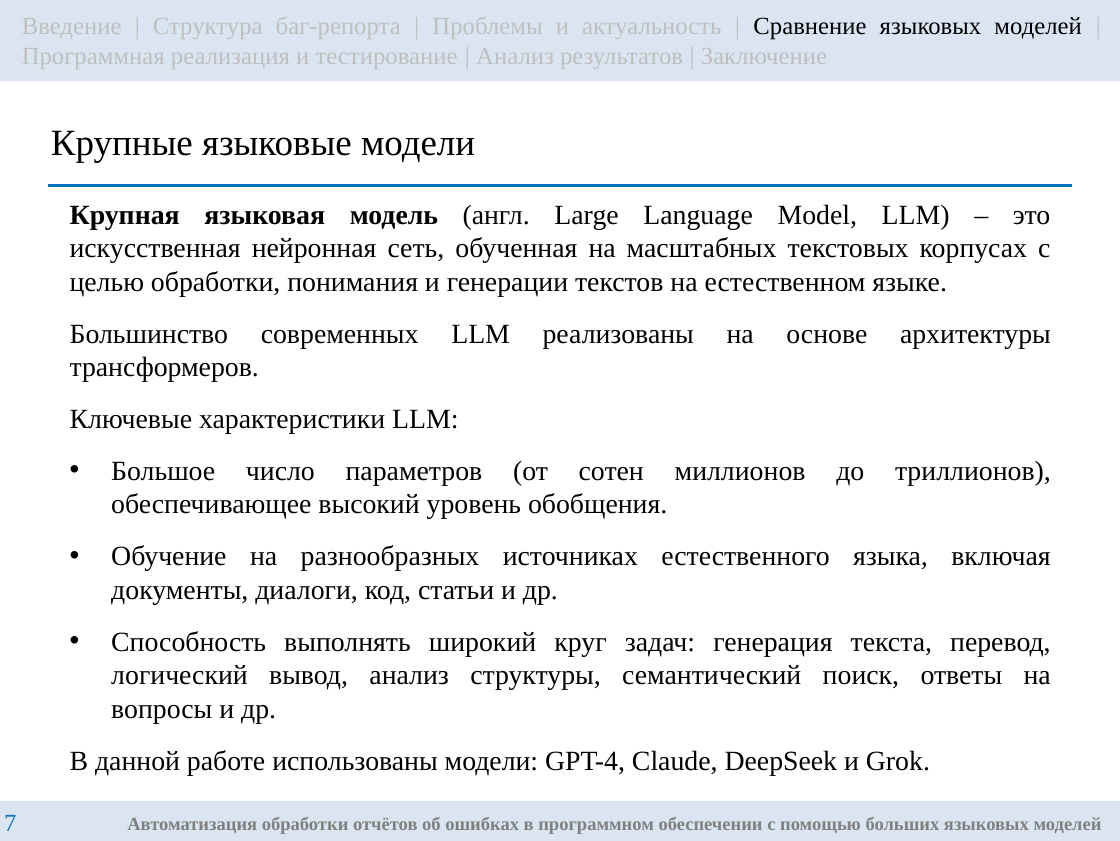
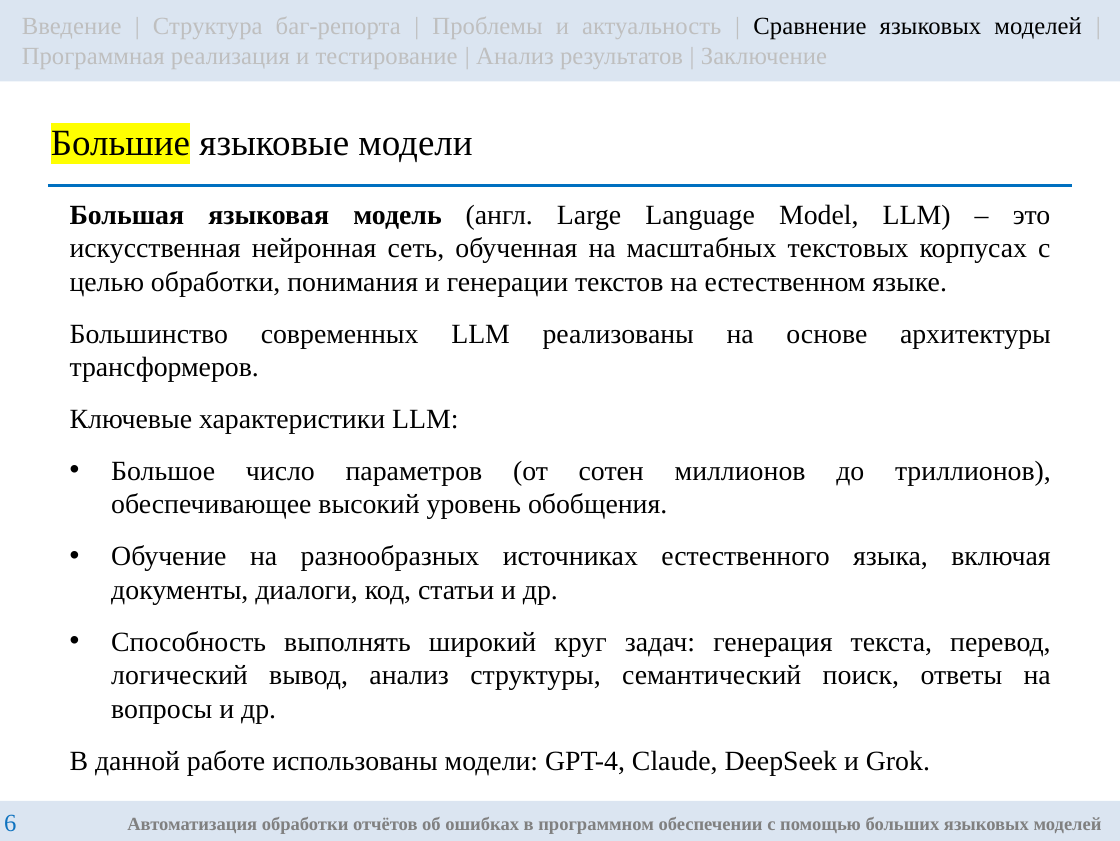
Before and after one commit to g3ntIeman/VKR_Gunko_Nikita, a slide deck: slide 6 of masters/ВКР/Презентация/GunkoNM_RK6-42M_Presentation.pptx (slide 7 before the commit). Drawn at 1120x841 pixels with LibreOffice and Linux fonts; fonts in the diff are those of the drawing. Boxes give left, top, right and bottom in pixels: in the first picture for what was removed or moved away, otherwise in the second. Text is boxed around its words. In the diff, an @@ line names an element or a change of style, - is before the commit and + after.

Commit message:
FIX: presentation

```diff
--- a/masters/ВКР/Презентация/GunkoNM_RK6-42M_Presentation.pptx
+++ b/masters/ВКР/Презентация/GunkoNM_RK6-42M_Presentation.pptx
@@ title at [51, 130, 472, 162]: text changed @@
-Крупные языковые модели
+Большие языковые модели
@@ text at [70, 204, 1051, 296]: text changed @@
-Крупная языковая модель (англ. Large Language Model, LLM) – это искусственная нейронная сеть, обученная на масштабных текстовых корпусах с целью обработки, понимания и генерации текстов на естественном языке.
+Большая языковая модель (англ. Large Language Model, LLM) – это искусственная нейронная сеть, обученная на масштабных текстовых корпусах с целью обработки, понимания и генерации текстов на естественном языке.
@@ page number at [4, 814, 16, 832]: text changed @@
-7
+6
```
Also in this commit, not shown: 5 other slides changed, 2 slides removed.
